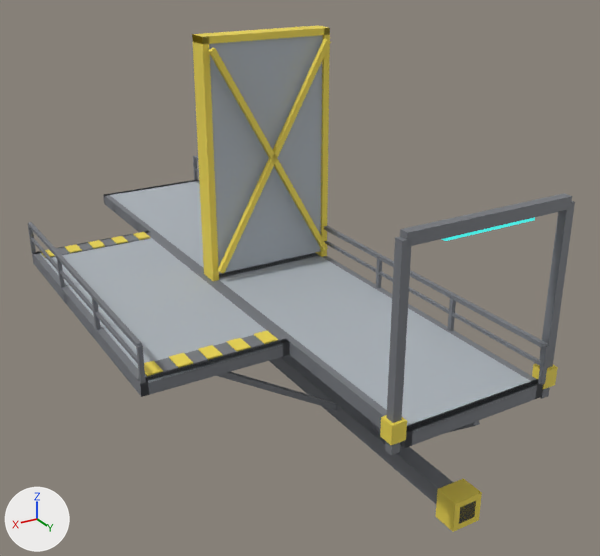
The glTF model tools/scaffold_chunks/glb/scaffold_laser_choke.glb, before and after one commit.
One viewpoint serves both versions: a camera (50 mm lens) standing at (7.16, 7.18, 6.14) and looking at (-0.03, -4.8, 0.15). The lights are fixed; the arrows at lower left show +X, +Y and +Z. The first picture is the older version. Where no turn or scale is listed for an object, it has been applied to the vertices. Vertices at exactly the same position are counted once.

The scene before the commit, as lines of its bpy script (objects in view):
```python
ob_bulkheadjamb_1 = bpy.data.objects.new('BulkheadJamb_1', me_cubo_076)
ob_bulkheadjamb_1.location = (1.19, -6.0, 2.19)
ob_bulkheadjamb_1.scale = (0.12, 0.4, 4.39)
ob_bulkheadjamb__1 = bpy.data.objects.new('BulkheadJamb_-1', me_cubo_075)
ob_bulkheadjamb__1.location = (-1.19, -6.0, 2.19)
ob_bulkheadjamb__1.scale = (0.12, 0.4, 4.39)
ob_bulkheadlintel = bpy.data.objects.new('BulkheadLintel', me_cubo_077)
ob_bulkheadlintel.location = (0.0, -6.0, 4.33)
ob_bulkheadlintel.scale = (2.5, 0.4, 0.12)
ob_dyn_brace_1 = bpy.data.objects.new('Dyn_Brace_1', me_cubo_079)
ob_dyn_brace_1.location = (0.0, -5.7, 2.19)
ob_dyn_brace__1 = bpy.data.objects.new('Dyn_Brace_-1', me_cubo_078)
ob_dyn_brace__1.location = (0.0, -5.7, 2.19)
ob_dyn_bulkhead = bpy.data.objects.new('Dyn_Bulkhead', me_cubo_074)
ob_dyn_bulkhead.location = (0.0, -6.0, 2.19)
ob_frame_a__1 = bpy.data.objects.new('Frame_a_-1', me_cubo_001)
ob_frame_a__1.location = (-1.19, -3.0, -0.12)
# also in view: 'Spine' at (0.0, -6.0, -1.8); 'Frame_b_1' at (1.19, -9.0, -0.12); 'PortalPost_1' at (1.37, -0.1, 1.2); 'Header_s_0' at (2.5, -3.06, -0.12); 'Frame_a_1' at (1.19, -3.0, -0.12)
```
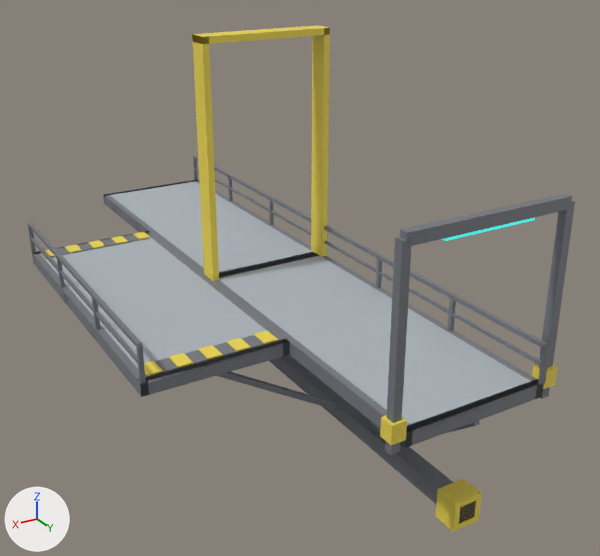
What the commit changed:
me_cubo_074 had 8 vertices, 12 faces and spanned x -1.15..1.15, y -0.15..0.15, z -2.09..2.09.
me_cubo_074 no longer uses material mat_m_panel (grey #adb5bc).
me_cubo_074 now has 8 vertices, 12 faces and spans x -0.5..0.5, y -0.5..0.5, z -0.5..0.5.
me_cubo_074 part 1: the whole mesh is scaled about its middle by (0.435, 3.33, 0.239).
me_cubo_074 gains material mat_m_warningyellow (yellow #edd750).
Object 'Dyn_Bulkhead' (ob_dyn_bulkhead) is deleted.
Object 'BulkheadJamb_-1' (ob_bulkheadjamb__1) now shows me_cubo_074 instead of me_cubo_075.
Object 'BulkheadJamb_1' (ob_bulkheadjamb_1) now shows me_cubo_075 instead of me_cubo_076.
Object 'BulkheadLintel' (ob_bulkheadlintel) now shows me_cubo_076 instead of me_cubo_077.
Object 'Dyn_Brace_-1' (ob_dyn_brace__1) is deleted.
Object 'Dyn_Brace_1' (ob_dyn_brace_1) is deleted.

Boxes (x1, y1, x2, y2) around the edits, measured in the pictures (600 x 556 px; the box of a moved part takes in the faces that stretch with it):
'Dyn_Bulkhead', deleted: before (209, 35, 323, 274)
'Dyn_Brace_-1', deleted: before (218, 39, 331, 273)
'Dyn_Brace_1', deleted: before (208, 48, 328, 251)
part 1 of me_cubo_074, moved or reshaped: before (209, 35, 323, 274); after (311, 34, 330, 257)
